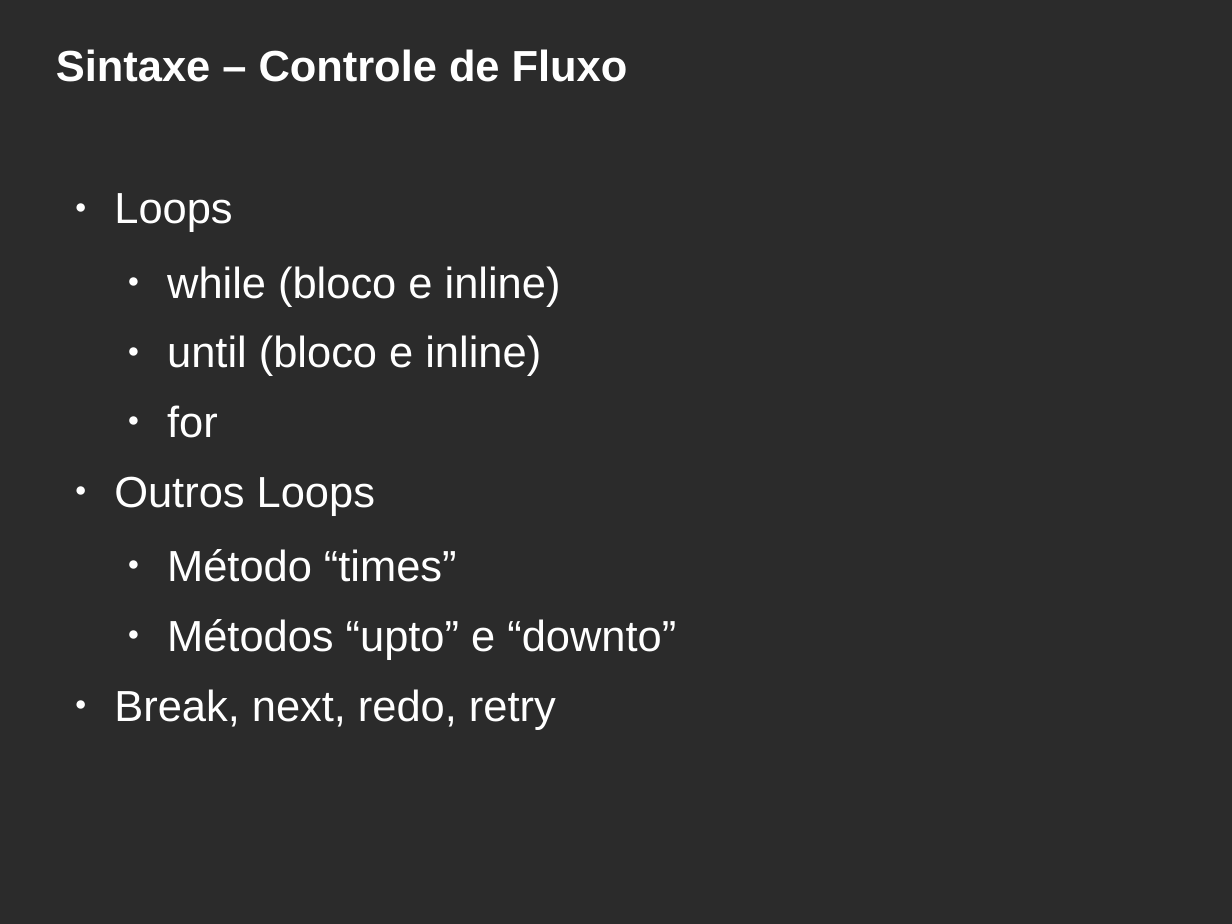
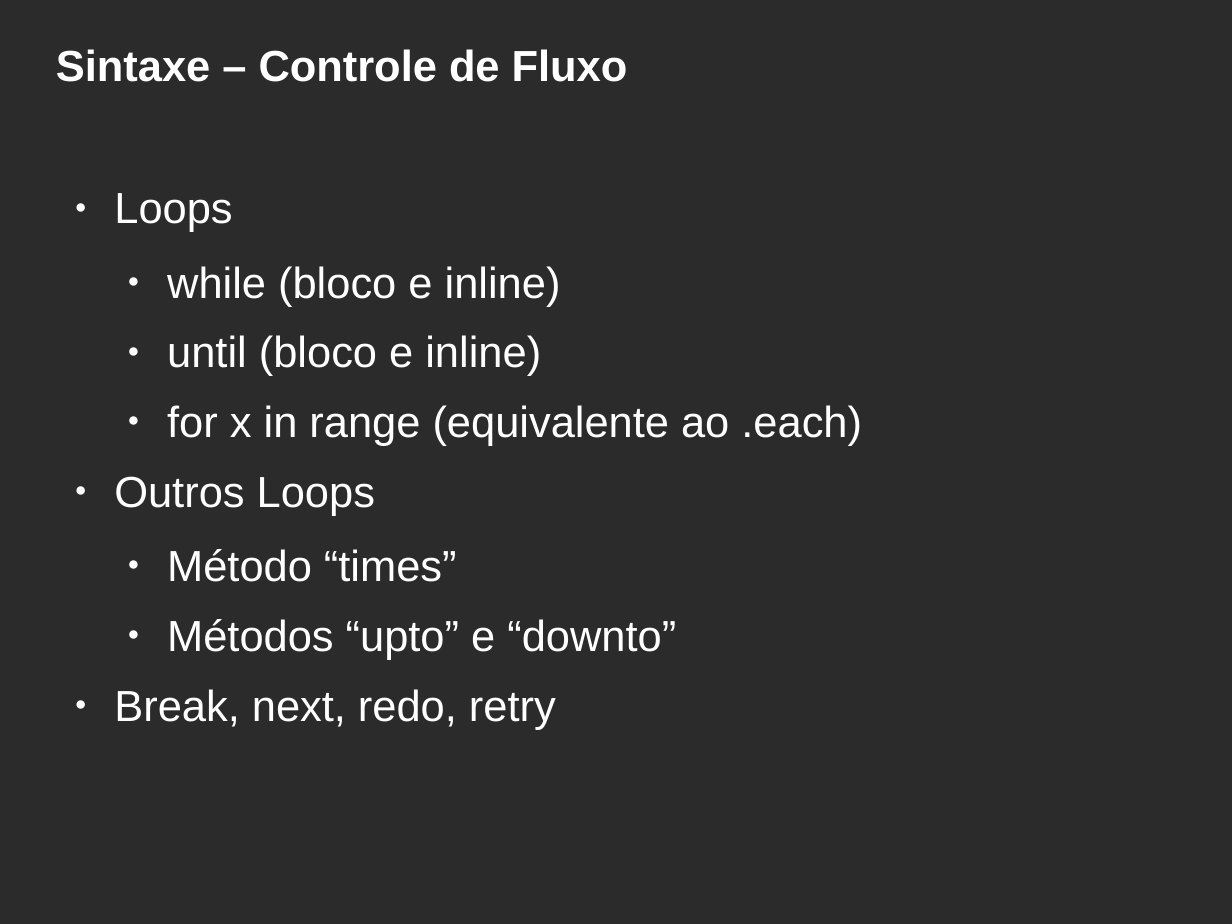
Before and after one commit to hbobenicio/ruby-examples, a slide deck: slide 19 of apresentacao-ruby.odp. Drawn at 1232x924 pixels with LibreOffice and Linux fonts; fonts in the diff are those of the drawing; background and template pictures are left out; a plain dark background stands for a picture behind light text. Boxes give left, top, right and bottom in pixels: in the first picture for what was removed or moved away, otherwise in the second. Text is boxed around its words. In the diff, an @@ line names an element or a change of style, - is before the commit and + after.

```diff
--- a/apresentacao-ruby.odp
+++ b/apresentacao-ruby.odp
@@ text at (167,405,862,446): text changed @@
-  ● for
+  ● for x in range (equivalente ao .each)
```
Also in this commit, not shown: 5 other slides changed, 2 slides added, 1 other file.
